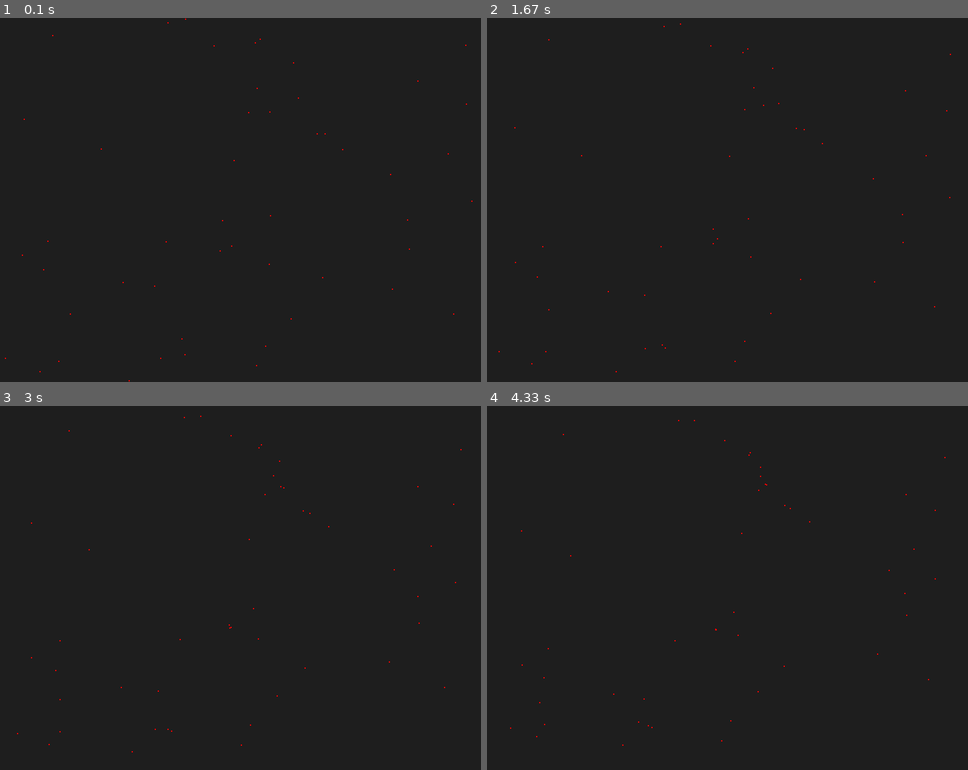
Above: before the commit, frames 1-4 (two rows, left to right).
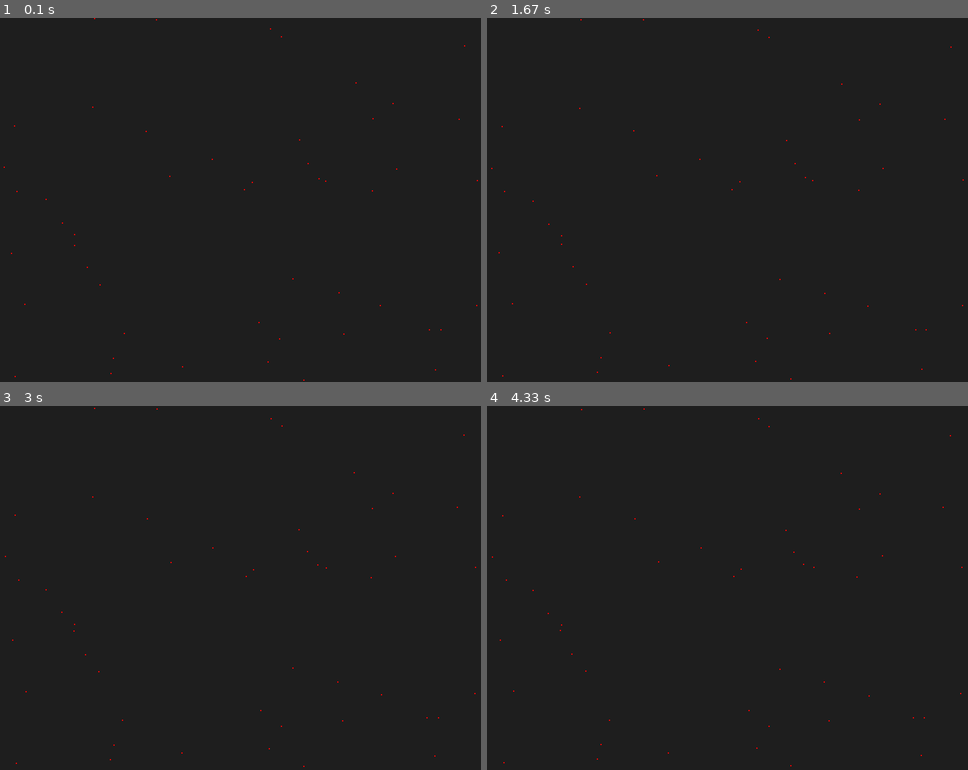
Above: after the commit, the same moments.

Repository: Lucasa98/herd-shepherd-wolf-coevolution
Game: pygame game, started from scripts/run_sim.py
Same seed, same stepped clock (60 frames per second), same inputs: the game is played once before the commit and once after it.
Inputs:
- Up to frame 1 (0.1 s): no input
- Up to frame 2 (1.67 s): no input
- Up to frame 3 (3 s): no input
- Up to frame 4 (4.33 s): no input

The runs differ from the first frame. In frame 1, less than 0.1% of the frame differs, in the area x 0-100%, y 0-100%; in frame 2, less than 0.1%; in frame 3, less than 0.1%; in frame 4, less than 0.1%.

Commit message:
mover oveja solo bajo estimulo

Diff:
--- a/models/sheep.py
+++ b/models/sheep.py
@@ -3,15 +3,15 @@
 
 
 class Sheep:
-    def __init__(self, position, heading, params):
+    def __init__(self, position, heading, params, rng: np.random.Generator):
         self.position = np.array(position, dtype=float)
         self.heading = np.array(heading, dtype=float)
         self.params = params
+        self.rng = rng
 
     def update(self, sheeps, shepherd, dt=1.0):
         p = self.params
 
-        # TODO: entiendo que esto solo sucede si un shephered perturba a la oveja o por random walk
         # ===== Calcular fuerzas =====
         # repulsion de los shepherds
         R_s = np.zeros(2)
@@ -21,42 +21,44 @@
             if dist < p["r_s"]:
                 R_s += diff / dist
 
-        # Atraccion al centro de gravedad
-        diffs = np.array(
-            [other.position - self.position for other in sheeps if other is not self]
-        )
-        dists = np.linalg.norm(diffs, axis=1)
-        nearest_idx = np.argsort(dists)[: p["n_neigh"]]
-        C_i = (
-            np.mean(diffs[nearest_idx], axis=0) if len(nearest_idx) > 0 else np.zeros(2)
-        )
+        # Solo se mueve por random walk o porque el pastor se acerco
+        if (R_s != np.zeros(2)).any() or self.rng.uniform(0,1) < p["r_walk"]:
+            # Atraccion al centro de gravedad
+            diffs = np.array(
+                [other.position - self.position for other in sheeps if other is not self]
+            )
+            dists = np.linalg.norm(diffs, axis=1)
+            nearest_idx = np.argsort(dists)[: p["n_neigh"]]
+            C_i = (
+                np.mean(diffs[nearest_idx], axis=0) if len(nearest_idx) > 0 else np.zeros(2)
+            )
 
-        # repulsion local de vecinas
-        R_a = np.zeros(2)
-        for other in sheeps:
-            if other is self:
-                continue
-            diff = self.position - other.position
-            dist = np.linalg.norm(diff)
-            if dist < p["r_a"] and dist > 0:
-                R_a += diff / dist
+            # repulsion local de vecinas
+            R_a = np.zeros(2)
+            for other in sheeps:
+                if other is self:
+                    continue
+                diff = self.position - other.position
+                dist = np.linalg.norm(diff)
+                if dist < p["r_a"] and dist > 0:
+                    R_a += diff / dist
 
-        # ===== Combinar =====
-        noise = np.random.uniform(-1, 1, 2)
-        H_new = (
-            p["h"] * self.heading
-            + p["c"] * C_i
-            + p["rho_a"] * R_a
-            + p["rho_s"] * R_s
-            + p["e"] * noise
-        )
+            # ===== Combinar =====
+            noise = np.random.uniform(-1, 1, 2)
+            H_new = (
+                p["h"] * self.heading
+                + p["c"] * C_i
+                + p["rho_a"] * R_a
+                + p["rho_s"] * R_s
+                + p["e"] * noise
+            )
 
-        # Normalizar
-        H_new /= np.linalg.norm(H_new) + 1e-8
-        self.heading = H_new
+            # Normalizar
+            H_new /= np.linalg.norm(H_new) + 1e-8
+            self.heading = H_new
 
-        # ===== Update =====
-        self.position += p["delta"] * self.heading * dt
+            # ===== Update =====
+            self.position += p["delta"] * self.heading * dt
 
     def draw(self, surface: pygame.Surface):
         pygame.draw.circle(surface, "red", self.position, 1)
--- a/scripts/run_sim.py
+++ b/scripts/run_sim.py
@@ -1,26 +1,30 @@
 import pygame
+from numpy.random import default_rng, Generator
+import numpy as np
 from sim.world import World
 
 # ============================================================
 # ======================== PARAMETROS ========================
 # ============================================================
+rng: Generator = default_rng()
 params = {
     # OVEJAS
-    "r_s": 65.0,  # radio de repulsion del pastor
-    "r_a": 2.0,  # radio de repulsion de otras ovejas
-    "h": 0.5,  # coeficiente de inercia
-    "c": 1.05,  # coeficiente de cohesion
-    "rho_a": 2.0,  # fuerza de repulsion (oveja-oveja)
-    "rho_s": 1.0,  # fuerza de repulsion (pastor-oveja)
-    "e": 0.3,  # ruido angular (componente estocastica)
-    "delta": 1.0,  # distancia por paso
-    "n_neigh": 5,  # numero de vecinos para cohesion
+    "r_s": 65.0,    # radio de repulsion del pastor
+    "r_a": 2.0,     # radio de repulsion de otras ovejas
+    "h": 0.5,       # coeficiente de inercia
+    "c": 1.05,      # coeficiente de cohesion
+    "rho_a": 2.0,   # fuerza de repulsion (oveja-oveja)
+    "rho_s": 1.0,   # fuerza de repulsion (pastor-oveja)
+    "e": 0.3,       # ruido angular (componente estocastica)
+    "delta": 1.0,   # distancia por paso
+    "n_neigh": 5,   # numero de vecinos para cohesion
+    "r_walk": 0.1  # probabilidad de random walk
 }
 # ==========================================================
 
 pygame.init()
 screen: pygame.Surface = pygame.display.set_mode((800, 600))
-world = World(800, 600, params)
+world = World(800, 600, params, rng)
 clock = pygame.time.Clock()
 dt = 0
 
--- a/sim/world.py
+++ b/sim/world.py
@@ -1,17 +1,18 @@
-import numpy as np
+from numpy.random import Generator
 import pygame
 from models.sheep import Sheep
 
 
 class World:
-    def __init__(self, width, height, params):
+    def __init__(self, width, height, params, rng: Generator):
         self.width = width
         self.height = height
+        self.rng = rng
         N = 50
-        rand_positions = np.random.uniform(0, 1, size=(N, 2))
+        rand_positions = rng.uniform(0, 1, size=(N, 2))
         rand_positions[:, 0] *= self.width
         rand_positions[:, 1] *= self.height
-        self.entities = [Sheep(rand_positions[i], 0, params) for i in range(50)]
+        self.entities = [Sheep(rand_positions[i], 0, params, rng) for i in range(50)]
 
     def update(self, dt):
         for e in self.entities:
